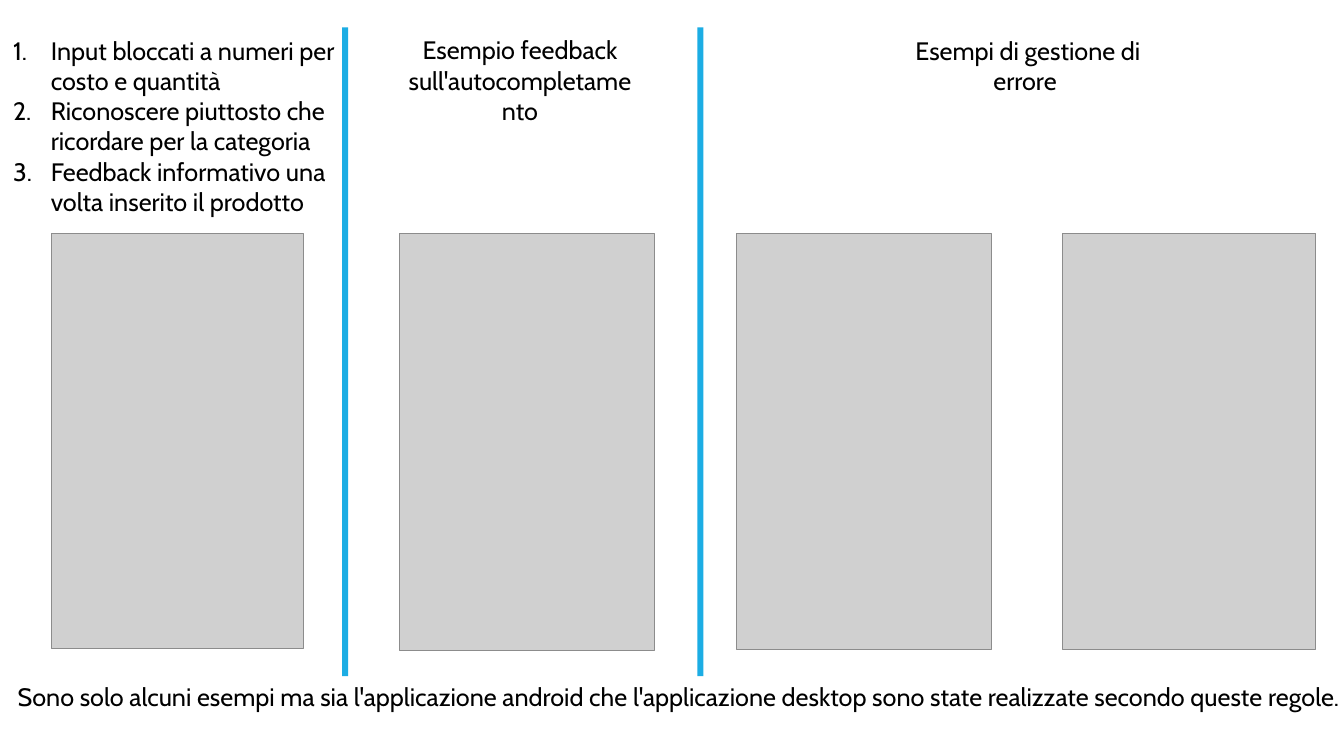
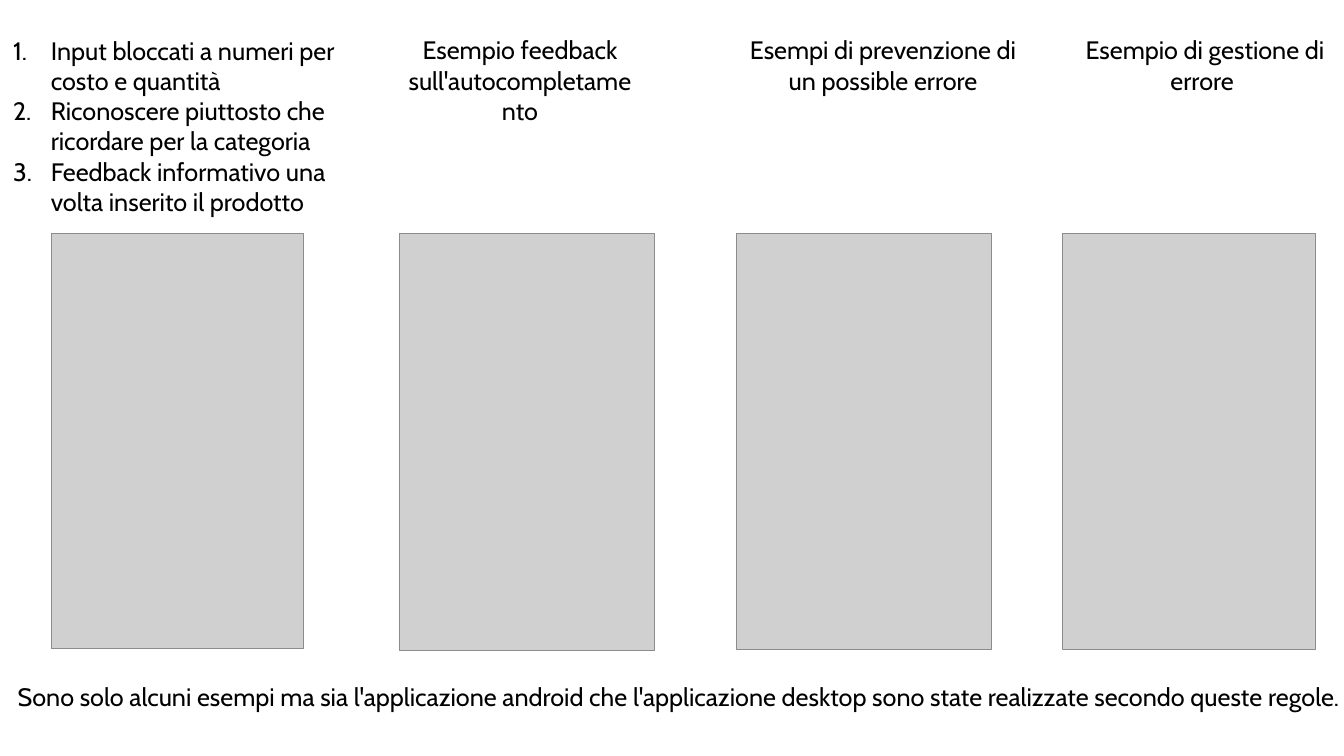
Before and after one commit to CristianCarrella/Ratatouille23, a slide deck: slide 6 of powerpoint_presentazione/presentazione.pptx. Drawn at 1344x756 pixels with LibreOffice and Linux fonts; fonts in the diff are those of the drawing; grey boxes stand for pictures. Boxes give left, top, right and bottom in pixels: in the first picture for what was removed or moved away, otherwise in the second. Text is boxed around its words. In the diff, an @@ line names an element or a change of style, - is before the commit and + after.

```diff
--- a/powerpoint_presentazione/presentazione.pptx
+++ b/powerpoint_presentazione/presentazione.pptx
@@ rectangle removed at box(342, 27, 348, 677) @@
@@ rectangle removed at box(698, 27, 704, 677) @@
@@ text added at box(750, 40, 1016, 96), 18 pt, text #000000 @@
+Esempi di prevenzione di un possible errore
@@ text at box(1086, 40, 1324, 91): text changed @@
-Esempi di gestione di errore
+Esempio di gestione di errore
```
Also in this commit, not shown: 7 other slides changed, 3 other files.
